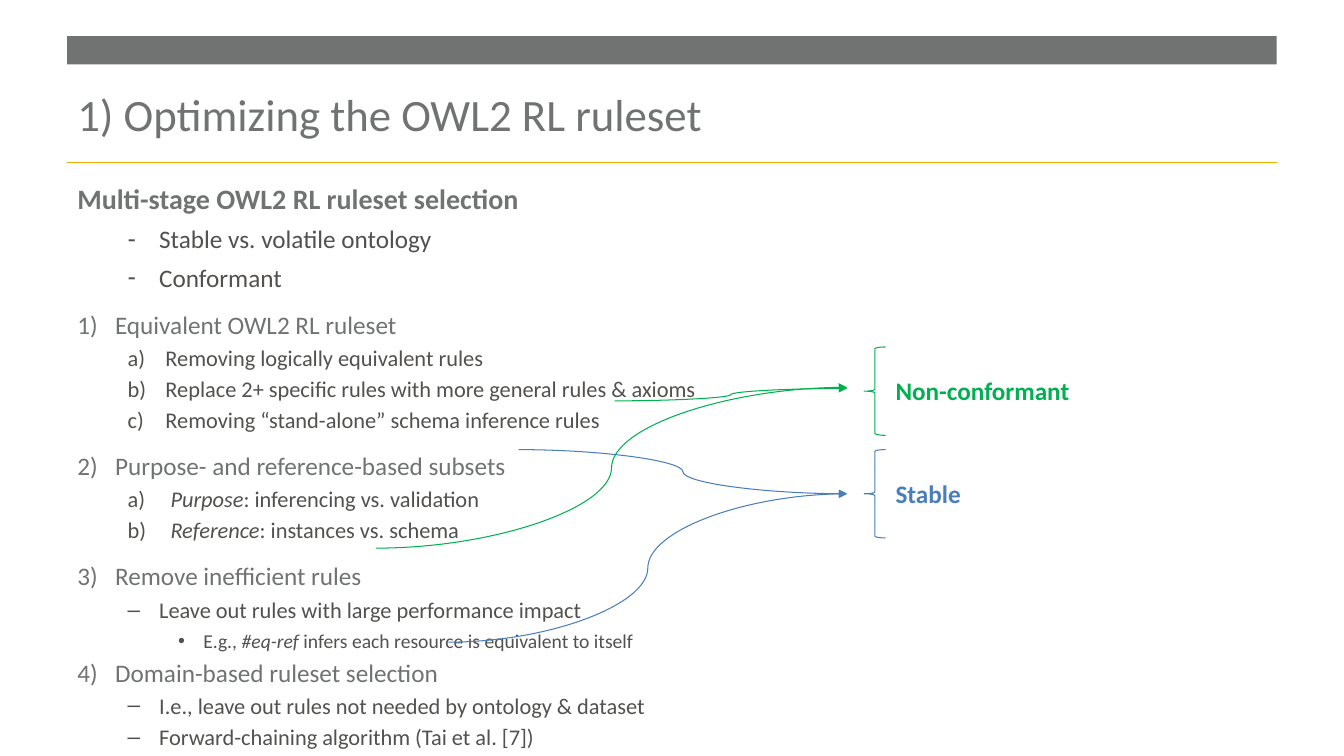
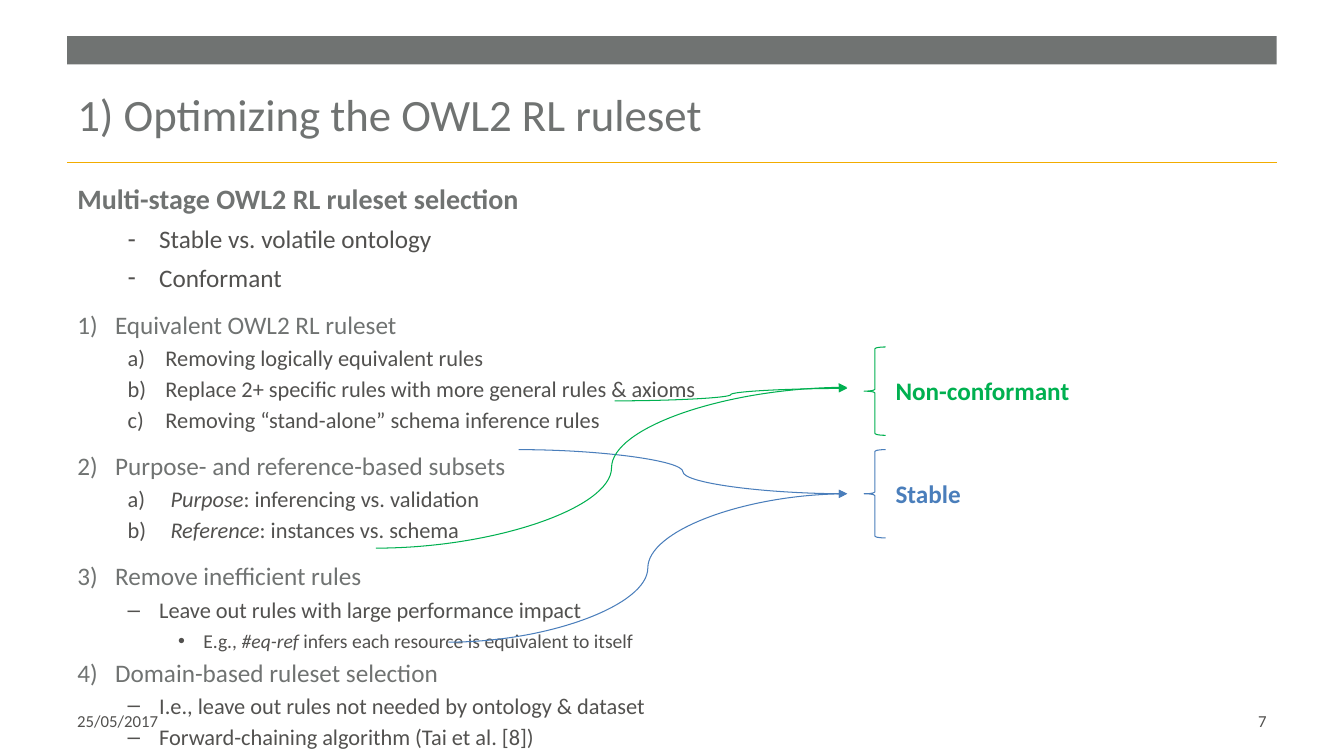
Before and after one commit to RuleML/ruleml-website, a slide deck: slide 7 of talks/WilliamVanWoensel-BottomUpOWL2RL-RuleMLWebinar-2017-05-26.pptx. Drawn at 1344x756 pixels with LibreOffice and Linux fonts; fonts in the diff are those of the drawing; background and template pictures are left out. Boxes give left, top, right and bottom in pixels: in the first picture for what was removed or moved away, otherwise in the second. Text is boxed around its words. In the diff, an @@ line names an element or a change of style, - is before the commit and + after.

```diff
--- a/talks/WilliamVanWoensel-BottomUpOWL2RL-RuleMLWebinar-2017-05-26.pptx
+++ b/talks/WilliamVanWoensel-BottomUpOWL2RL-RuleMLWebinar-2017-05-26.pptx
@@ text added at (x1=77, y1=715, x2=158, y2=728), 12 pt, text #52514F @@
+25/05/2017
@@ page number added at (x1=1258, y1=716, x2=1266, y2=727), 12 pt, text #52514F @@
+7
@@ text at (x1=159, y1=729, x2=534, y2=749): text changed @@
-  – Forward-chaining algorithm (Tai et al. [7])
+  – Forward-chaining algorithm (Tai et al. [8])
```
Also in this commit, not shown: 16 other slides changed, 4 slides added, 1 other file.
